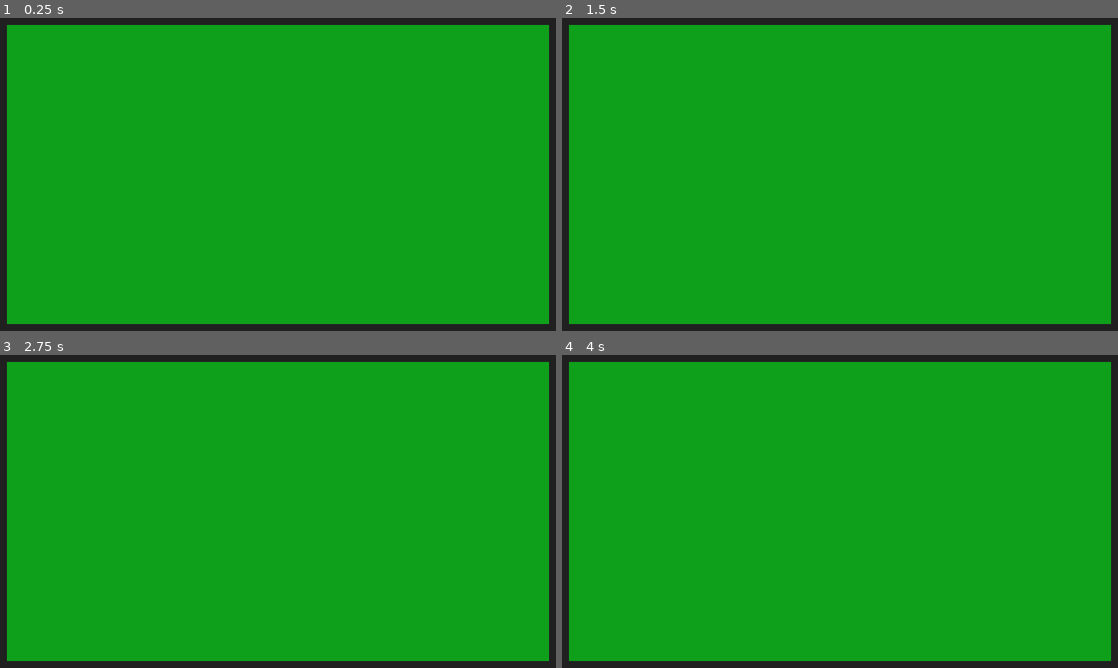
Above: before the commit, frames 1-4 (two rows, left to right).
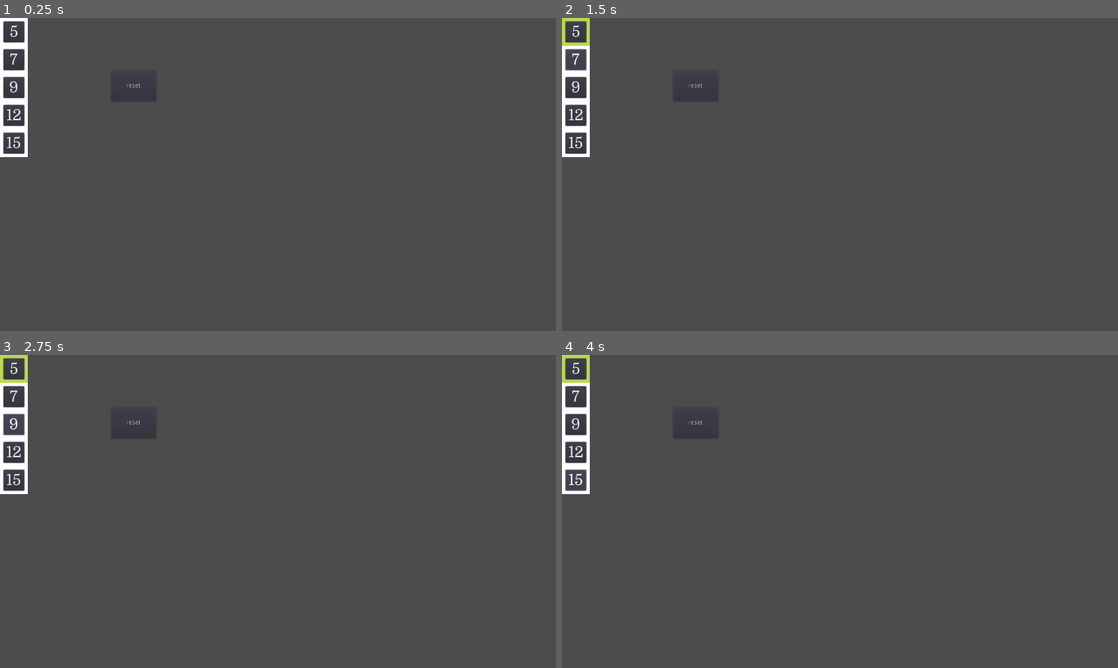
Above: after the commit, the same moments.

Repository: championeal/Vegas-Showdown-Project
Game: Godot game, scene res://Board.tscn
The game is run twice, just before and just after one commit, with the same random seed, the same clock (stepped at 60 frames per second) and the same inputs.
Inputs (mouse positions are in pixels of both pictures, inside the frame that each line leads up to):
- Up to frame 1 (0.25 s): no input
- Up to frame 2 (1.5 s): click (573, 30) at 0.5 s, where only the run after the commit has a clickable "5"; click (573, 58) at 1.25 s, where only the run after the commit has a clickable "7"
- Up to frame 3 (2.75 s): click (11, 423) at 2 s, where only the run after the commit has a clickable "9"
- Up to frame 4 (4 s): click (573, 452) at 2.75 s, where only the run after the commit has a clickable "12"; click (573, 480) at 3.5 s, where only the run after the commit has a clickable "15"

The runs differ from the first frame. In frame 1, 100% of the frame differs, in the area x 0-100%, y 0-100%; in frame 2, 100%; in frame 3, 100%; in frame 4, 100%.

Commit message:
Single player bidding

Diff:
--- /dev/null
+++ b/BidTile.gd
@@ -0,0 +1,38 @@
+extends Control
+
+signal bid_placed
+
+var bidPlaced : bool = false
+var openForBids : bool = true
+
+var styleBox = StyleBoxFlat.new()
+
+
+# Called when the node enters the scene tree for the first time.
+func _ready():
+	add_to_group("bidTiles")
+	$BidPanel.set('custom_styles/panel', styleBox)
+	styleBox.set_bg_color(Color("#fff"))
+
+
+# Called every frame. 'delta' is the elapsed time since the previous frame.
+#func _process(delta):
+#	pass
+
+
+func _on_BidButton_pressed():
+	if openForBids and not bidPlaced:
+		#set_button_text("bid")
+		styleBox.set_bg_color(Color("#bada55"))
+		emit_signal("bid_placed")
+
+
+func set_bid(bidBool):
+	bidPlaced = bidBool
+
+func set_button_text(text):
+	$BidPanel/BidButton.set_text(text)
+
+func reset_bid():
+	bidPlaced = false
+	styleBox.set_bg_color(Color("#fff"))
--- /dev/null
+++ b/BidTile.tscn
@@ -0,0 +1,34 @@
+[gd_scene load_steps=4 format=2]
+
+[ext_resource path="res://fonts/Domine-Regular.ttf" type="DynamicFontData" id=1]
+[ext_resource path="res://BidTile.gd" type="Script" id=2]
+
+[sub_resource type="DynamicFont" id=1]
+size = 36
+font_data = ExtResource( 1 )
+
+[node name="BidTile" type="Control"]
+margin_right = 64.0
+margin_bottom = 64.0
+script = ExtResource( 2 )
+__meta__ = {
+"_edit_use_anchors_": false
+}
+
+[node name="BidPanel" type="Panel" parent="."]
+margin_right = 64.0
+margin_bottom = 64.0
+
+[node name="BidButton" type="Button" parent="BidPanel"]
+anchor_right = 1.0
+anchor_bottom = 1.0
+margin_left = 8.0
+margin_top = 8.0
+margin_right = -8.0
+margin_bottom = -8.0
+custom_fonts/font = SubResource( 1 )
+text = "0"
+__meta__ = {
+"_edit_use_anchors_": false
+}
+[connection signal="pressed" from="BidPanel/BidButton" to="." method="_on_BidButton_pressed"]
--- /dev/null
+++ b/Board.gd
@@ -0,0 +1,28 @@
+extends Control
+
+
+var slotBidValues = [5,7,9,12,15]
+
+
+# Called when the node enters the scene tree for the first time.
+func _ready():
+	var tiles = get_tree().get_nodes_in_group("bidTiles")
+	for i in range(tiles.size()):
+		tiles[i].set_button_text(str(slotBidValues[i]))
+
+
+# Called every frame. 'delta' is the elapsed time since the previous frame.
+#func _process(delta):
+#	pass
+
+
+func _on_bid_placed():
+	var tiles = get_tree().get_nodes_in_group("bidTiles")
+	for tile in tiles:
+		tile.set_bid(true)
+
+
+func _on_Button_pressed():
+	var tiles = get_tree().get_nodes_in_group("bidTiles")
+	for tile in tiles:
+		tile.reset_bid()
--- a/Board.tscn
+++ b/Board.tscn
@@ -1,21 +1,46 @@
-[gd_scene format=2]
+[gd_scene load_steps=3 format=2]
 
-[node name="Board" type="Node2D"]
+[ext_resource path="res://BidTile.tscn" type="PackedScene" id=1]
+[ext_resource path="res://Board.gd" type="Script" id=2]
 
-[node name="ColorRect2" type="ColorRect" parent="."]
-margin_right = 1280.0
-margin_bottom = 720.0
-color = Color( 0.129412, 0.129412, 0.129412, 1 )
+[node name="Board" type="Control"]
+anchor_right = 1.0
+anchor_bottom = 1.0
+script = ExtResource( 2 )
 __meta__ = {
 "_edit_use_anchors_": false
 }
 
-[node name="ColorRect" type="ColorRect" parent="."]
-margin_left = 16.0
-margin_top = 16.0
-margin_right = 1264.0
-margin_bottom = 704.0
-color = Color( 0.0588235, 0.631373, 0.109804, 1 )
+[node name="BidTile" parent="." instance=ExtResource( 1 )]
+
+[node name="BidTile2" parent="." instance=ExtResource( 1 )]
+margin_top = 64.0
+margin_bottom = 128.0
+
+[node name="BidTile3" parent="." instance=ExtResource( 1 )]
+margin_top = 128.0
+margin_bottom = 192.0
+
+[node name="BidTile4" parent="." instance=ExtResource( 1 )]
+margin_top = 192.0
+margin_bottom = 256.0
+
+[node name="BidTile5" parent="." instance=ExtResource( 1 )]
+margin_top = 256.0
+margin_bottom = 320.0
+
+[node name="Button" type="Button" parent="."]
+margin_left = 256.0
+margin_top = 120.0
+margin_right = 360.0
+margin_bottom = 192.0
+text = "reset"
 __meta__ = {
 "_edit_use_anchors_": false
 }
+[connection signal="bid_placed" from="BidTile" to="." method="_on_bid_placed"]
+[connection signal="bid_placed" from="BidTile2" to="." method="_on_bid_placed"]
+[connection signal="bid_placed" from="BidTile3" to="." method="_on_bid_placed"]
+[connection signal="bid_placed" from="BidTile4" to="." method="_on_bid_placed"]
+[connection signal="bid_placed" from="BidTile5" to="." method="_on_bid_placed"]
+[connection signal="pressed" from="Button" to="." method="_on_Button_pressed"]
